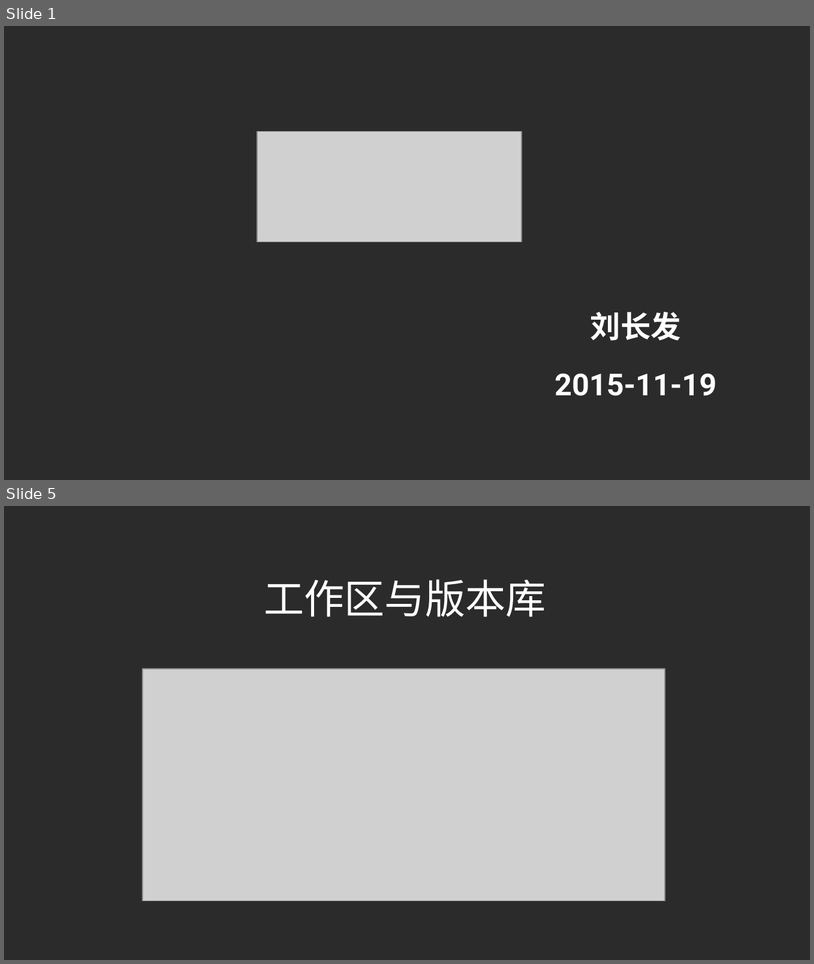
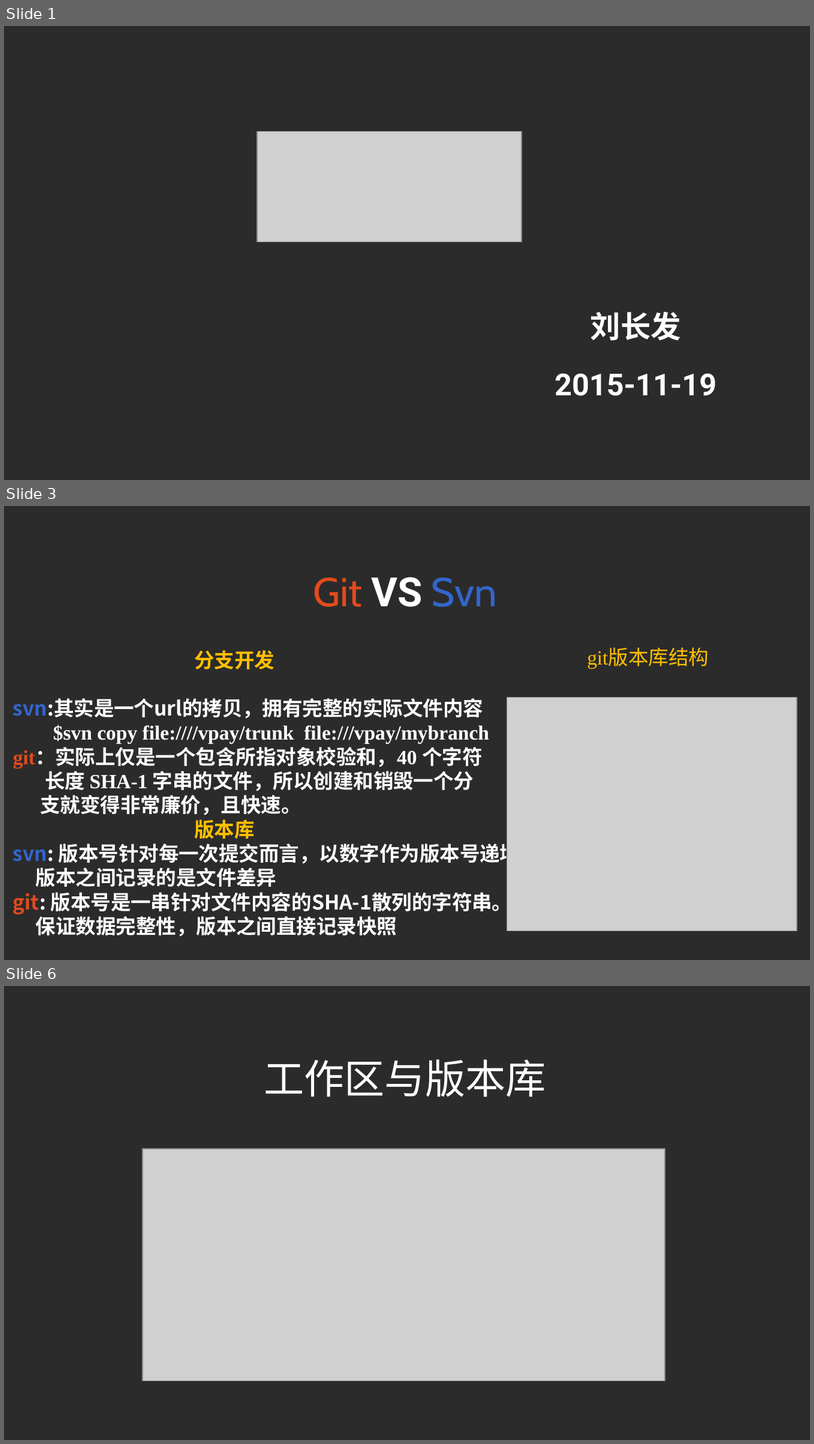
Before and after one commit to liuchangfa/workplace, a slide deck: training/Git/Git.ppt. Shown one above the other, each under a label of ours: slides 1 and 5 before the commit, slides 1, 3 and 6 after it; the slides between them are not shown. The pictures are 814x964 and 814x1444 pixels, drawn with LibreOffice and Linux fonts; fonts in the diff are those of the drawing; grey boxes stand for pictures; background and template pictures are left out; a plain dark background stands for a picture behind light text. Boxes give left, top, right and bottom in pixels: in the first picture for what was removed or moved away, otherwise in the second. Text is boxed around its words. In the diff, an @@ line names an element or a change of style, - is before the commit and + after.

```diff
--- a/training/Git/Git.ppt
+++ b/training/Git/Git.ppt
@@ slide 3 added at [4,506,810,960], background picture (left out) @@
@@ text added at [313,577,497,607], 32 pt, text #E24B1C @@
+Git VS Svn
@@ text added at [587,649,709,669], 16 pt, text #FFC000 @@
+git版本库结构
@@ text added at [13,650,540,936], 16 pt, text #FFFFFF, bold @@
+分支开发
+svn:其实是一个url的拷贝，拥有完整的实际文件内容
+$svn copy file:////vpay/trunk file:///vpay/mybranch
+git：实际上仅是一个包含所指对象校验和，40 个字符
+长度 SHA-1 字串的文件，所以创建和销毁一个分
+支就变得非常廉价，且快速。
+版本库
+svn: 版本号针对每一次提交而言，以数字作为版本号递增。
+版本之间记录的是文件差异
+git: 版本号是一串针对文件内容的SHA-1散列的字符串。
+保证数据完整性，版本之间直接记录快照
@@ picture added at [507,697,798,931] @@
@@ what was slide 5 is now slide 6 @@
```
Also in this commit, not shown: 3 slides changed, 7 other slides added, 7 slides removed.
